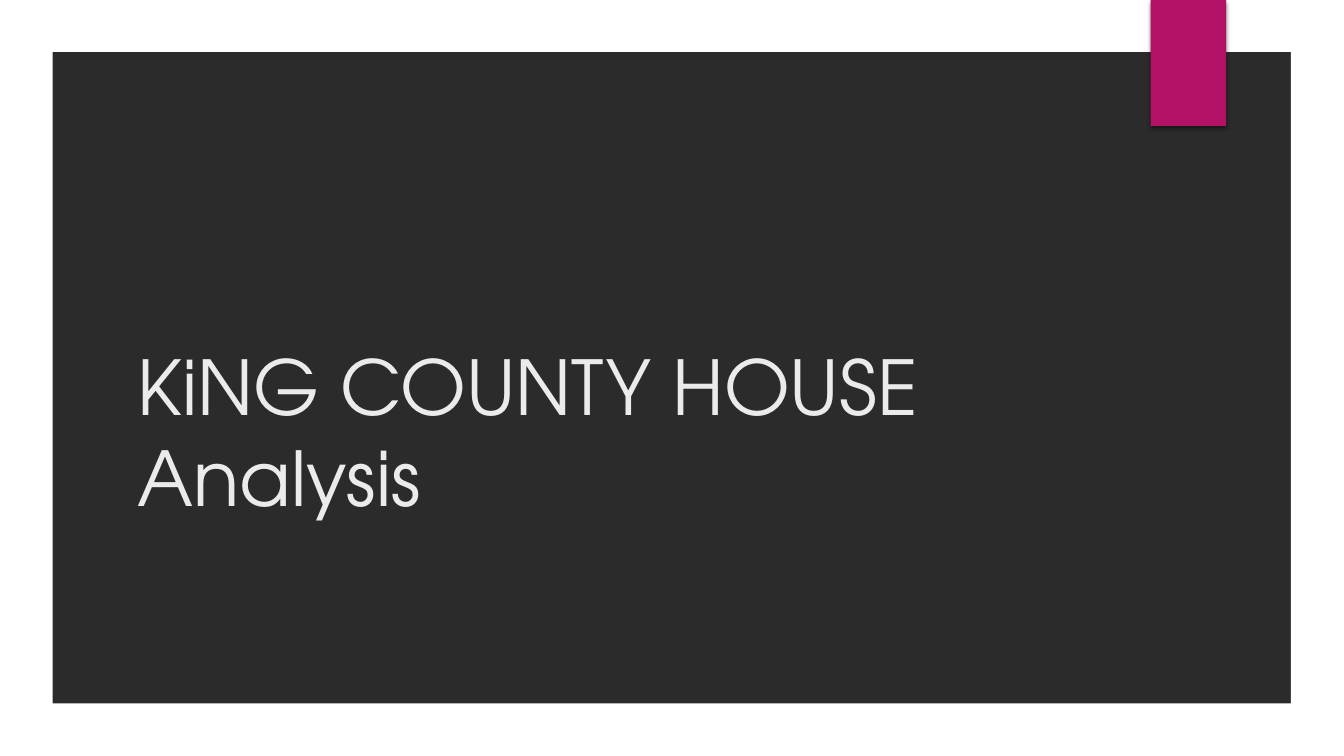
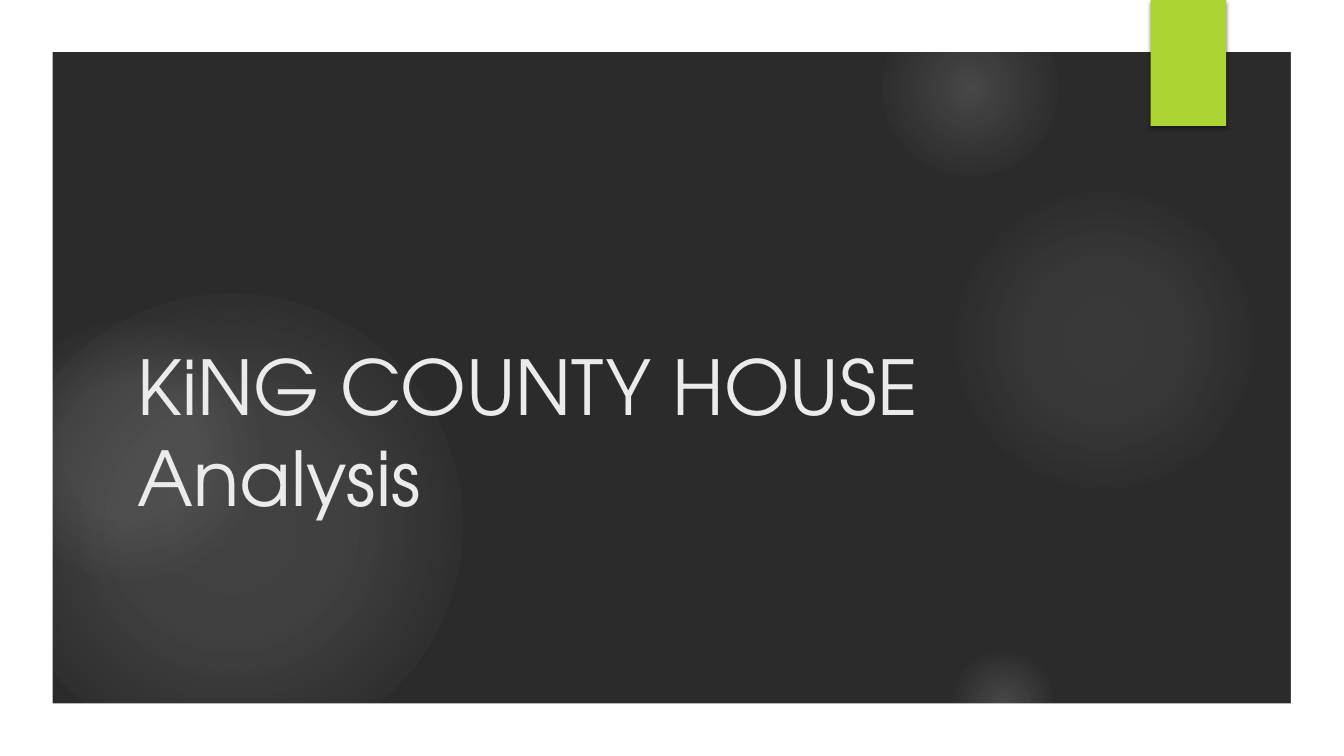
Before and after one commit to oscar066/Modelling_House_Sales, a slide deck: slide 1 of HouseAnalysis_presentation.pptx. Drawn at 1344x756 pixels with LibreOffice and Linux fonts; fonts in the diff are those of the drawing; background and template pictures are left out; a plain dark background stands for a picture behind light text. Boxes give left, top, right and bottom in pixels: in the first picture for what was removed or moved away, otherwise in the second. Text is boxed around its words. In the diff, an @@ line names an element or a change of style, - is before the commit and + after.

```diff
--- a/HouseAnalysis_presentation.pptx
+++ b/HouseAnalysis_presentation.pptx
@@ rectangle at [1150, 0, 1226, 126]: fill #B31166 to #ACD433 @@
@@ group added at [0, 0, 1059, 756]: 4 ellipses @@
```
Also in this commit, not shown: 14 other slides changed, 1 other file.
